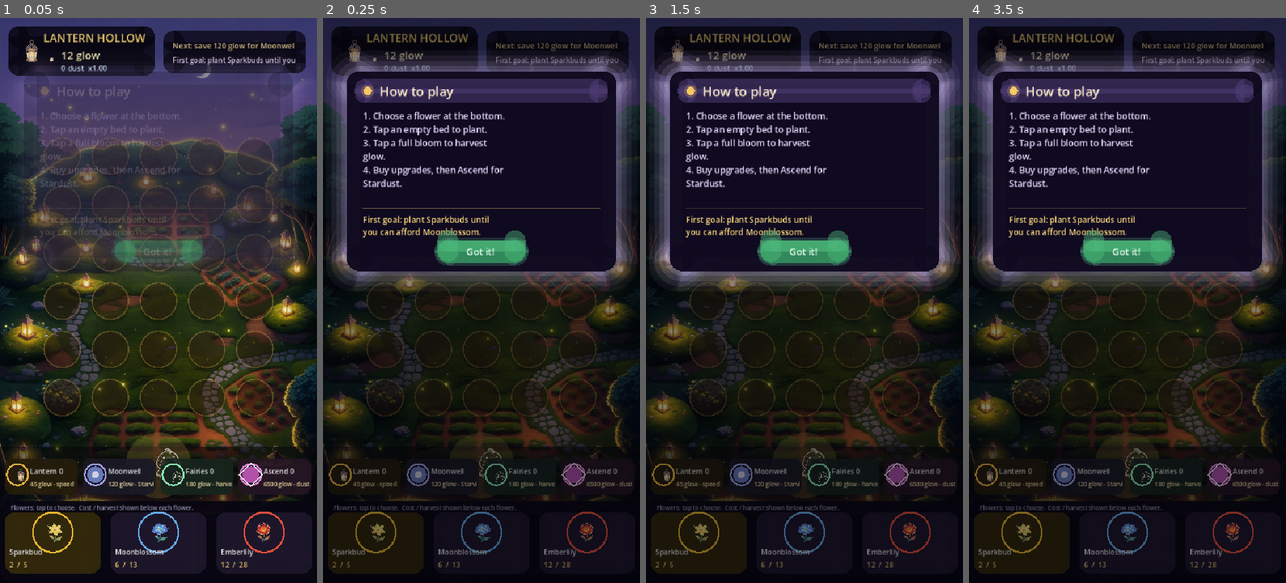
Above: before the commit, frames 1-4 (left to right).
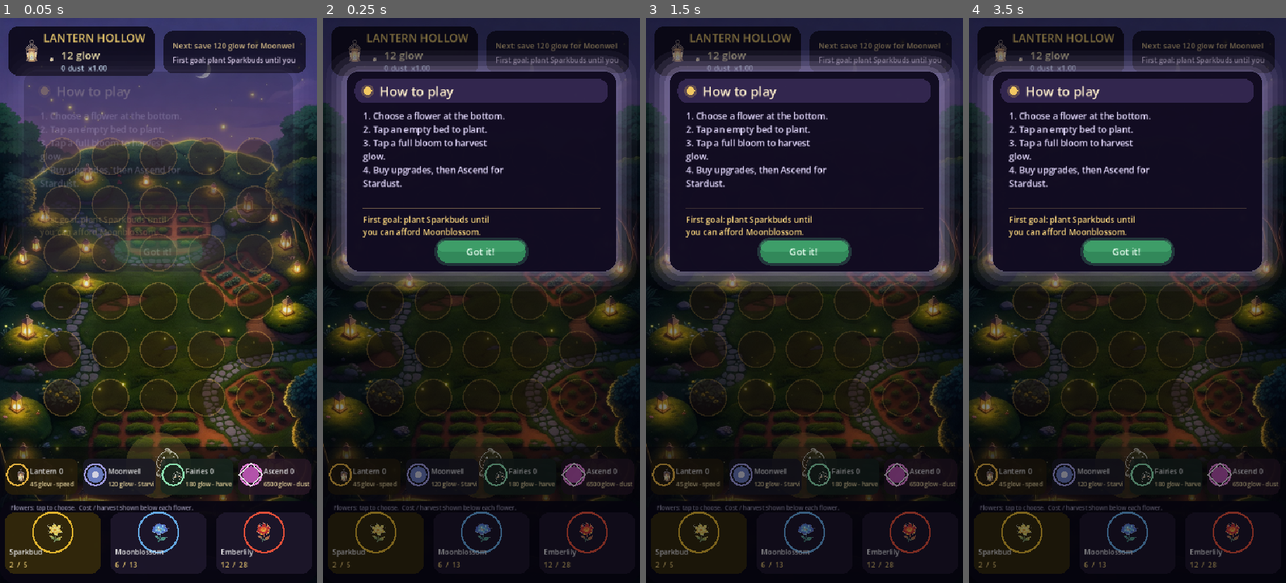
Above: after the commit, the same moments.

Repository: zombiedeth/lantern-hollow
Game: Godot game, scene res://scenes/Main.tscn
Same seed, same stepped clock (60 frames per second), same inputs: the game is played once before the commit and once after it.
Inputs (mouse positions are in pixels of both pictures, inside the frame that each line leads up to):
- Up to frame 1 (0.05 s): no input
- Up to frame 2 (0.25 s): no input
- Up to frame 3 (1.5 s): tap Enter at 0.5 s; move the mouse to (874, 272) at 0.52 s; click (874, 272) at 0.67 s; tap Space at 1.25 s; move the mouse to (741, 328) at 1.27 s; click (741, 328) at 1.42 s
- Up to frame 4 (3.5 s): tap Enter at 2 s; move the mouse to (1159, 176) at 2.02 s; click (1159, 176) at 2.17 s; tap Space at 2.75 s; move the mouse to (1111, 413) at 2.77 s; click (1111, 413) at 2.92 s

The runs differ from the first frame. In frame 1, 0.8% of the frame differs, in the area x 1-96%, y 2-89%; in frame 2, 0.9%; in frame 3, 1.1%, in the area x 2-98%, y 6-48%; in frame 4, 0.9%.

Commit message:
Fix round_rect corner artifacts on iPhone Safari
Rewrite draw_round_rect to draw as a single filled polygon instead of
overlapping rects + draw_circle at each corner. The old approach produced
visible circular artifacts at the four corners because iPhone Safari's
canvas renderer blended the circle fills differently from the rect fills.
A single polygon has no seams and renders clean everywhere.

Diff:
--- a/scripts/Main.gd
+++ b/scripts/Main.gd
@@ -856,9 +856,34 @@
 	if not filled:
 		draw_rect(rect, color, false, 2.0)
 		return
-	draw_rect(Rect2(rect.position + Vector2(radius, 0), Vector2(rect.size.x - radius * 2.0, rect.size.y)), color, true)
-	draw_rect(Rect2(rect.position + Vector2(0, radius), Vector2(rect.size.x, rect.size.y - radius * 2.0)), color, true)
-	draw_circle(rect.position + Vector2(radius, radius), radius, color)
-	draw_circle(rect.position + Vector2(rect.size.x - radius, radius), radius, color)
-	draw_circle(rect.position + Vector2(radius, rect.size.y - radius), radius, color)
-	draw_circle(rect.position + Vector2(rect.size.x - radius, rect.size.y - radius), radius, color)
+	radius = minf(radius, minf(rect.size.x, rect.size.y) * 0.5)
+	if radius <= 1.0:
+		draw_rect(rect, color, true)
+		return
+	# Draw the rounded rectangle as a single filled polygon.
+	# The old approach (overlapping rects + draw_circle at each corner) left
+	# visible circle artifacts at the four corners on iPhone Safari's canvas
+	# renderer because anti-aliasing / alpha blending differed between the
+	# circle fills and the rect fills. A single polygon has no seams.
+	var p := rect.position
+	var s := rect.size
+	var r := radius
+	var pts := PackedVector2Array()
+	var n := 10  # segments per corner (smooth enough, cheap)
+	# Top edge -> top-right corner
+	for i in range(n + 1):
+		var a := -PI / 2.0 + (PI / 2.0) * float(i) / float(n)
+		pts.append(Vector2(p.x + s.x - r + cos(a) * r, p.y + r + sin(a) * r))
+	# Right edge -> bottom-right corner
+	for i in range(n + 1):
+		var a := 0.0 + (PI / 2.0) * float(i) / float(n)
+		pts.append(Vector2(p.x + s.x - r + cos(a) * r, p.y + s.y - r + sin(a) * r))
+	# Bottom edge -> bottom-left corner
+	for i in range(n + 1):
+		var a := PI / 2.0 + (PI / 2.0) * float(i) / float(n)
+		pts.append(Vector2(p.x + r + cos(a) * r, p.y + s.y - r + sin(a) * r))
+	# Left edge -> top-left corner
+	for i in range(n + 1):
+		var a := PI + (PI / 2.0) * float(i) / float(n)
+		pts.append(Vector2(p.x + r + cos(a) * r, p.y + r + sin(a) * r))
+	draw_colored_polygon(pts, color)
Not shown, changed: docs/index.html
Not shown, changed: docs/index.pck
